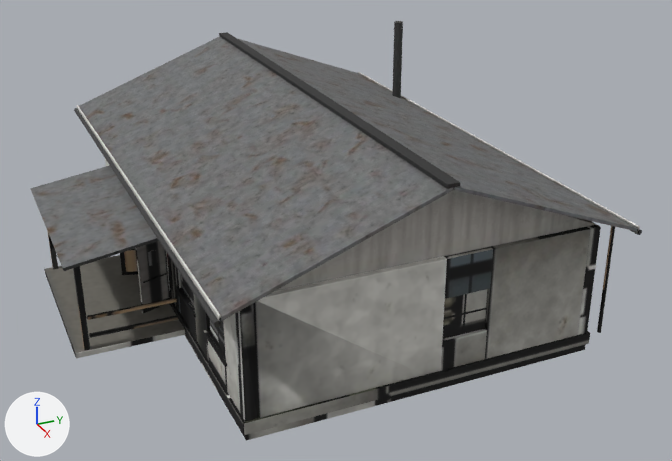
The glTF model sp-data/bldE.glb as it was, and as the next commit left it.
Camera for both pictures: a camera (50 mm lens) standing at (22.8, -9.48, 12.29) and looking at (1.17, 0.25, 1.47). Lighting does not change. The marker at lower left points along +X, +Y and +Z. The older version comes first. Where no turn or scale is listed for an object, it has been applied to the vertices. Vertices at exactly the same position are counted once.

The first picture shows 'BldE_Roof', 'BldE_Shell'.
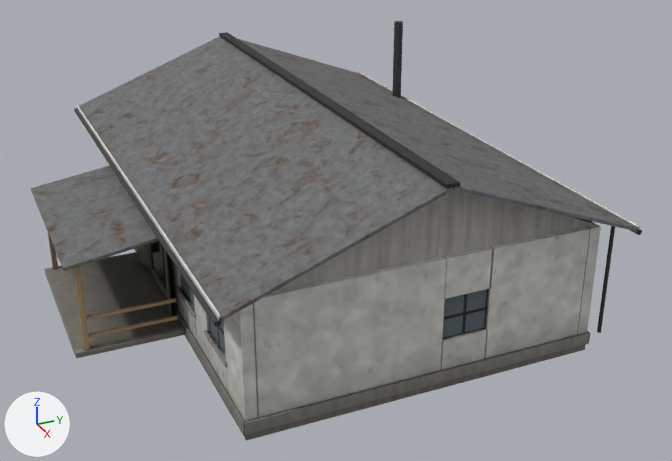
Where the newer file only moved an object's origin or applied its transform, the numbers keep the older frame.

The edits, one by one:
me_blde_shell has 1388 vertices, 2444 faces and spans x -6.95..7.17, y -7.04..5.98, z -1.7..1.7.
me_blde_shell is used by ob_blde_shell; location (-0.11, -0.3, 1.5).
me_blde_shell part 1: the loose piece of 56 vertices spanning x -1.12..-0.77, y -5.04..-4.2, z -1.49..0.69 is turned -55 degrees about the z axis through its middle, then moved by (-0.28, 0.31, 0.0).
me_blde_shell part 2: the loose piece of 8 vertices spanning x -1.03..-0.79, y -4.93..-4.33, z -1.24..-0.58 is turned -55 degrees about the z axis through its middle, then moved by (-0.3, 0.28, 0.0).
me_blde_shell part 3: the loose piece of 56 vertices spanning x 0.99..1.34, y -5.04..-4.2, z -1.49..0.69 is turned 55 degrees about the z axis through its middle, then moved by (0.28, 0.31, 0.0).
me_blde_shell part 4: the loose piece of 8 vertices spanning x 1.08..1.25, y -4.76..-4.48, z -0.07..0.33 is turned 55.1 degrees about the z axis through its middle, then moved by (0.28, 0.31, 0.0).
me_blde_shell part 5: the loose piece of 8 vertices spanning x 1.05..1.35, y -5.01..-4.2, z -1.48..-1.18 is turned 55 degrees about the z axis through its middle, then moved by (0.25, 0.33, 0.0).
me_blde_shell part 6: the loose piece of 32 vertices spanning x 1.08..1.36, y -4.94..-4.26, z -0.47..-0.43 is turned 55 degrees about the z axis through its middle, then moved by (0.24, 0.34, 0.0).
me_blde_shell part 7: 991 of the faces centred in x -6.95..7.17, y -7.0..5.93, z -1.63..1.4 are now shaded flat.
me_blde_shell part 8: texture (UV) coordinates of 2420 of 2444 faces, centred in x -6.95..7.17, y -7.03..5.97, z -1.63..1.7, changed; they spanned u 0.0..1.0, v 0.0..1.0 and now span u 0.0..1.0, v 0.0..1.0.

Pixel boxes (x1, y1, x2, y2) of what changed, in the pictures (672 x 461 px; the box of a moved part takes in the faces that stretch with it):
'BldE_Shell', reshaped, shading changed, surface changed (lighter): (30, 159, 615, 441) in both
part 1 of me_blde_shell, moved or reshaped (mostly hidden): before (120, 248, 138, 275); after (137, 244, 153, 272)
part 2 of me_blde_shell, moved or reshaped: before (124, 250, 138, 272); after (138, 245, 150, 269)
part 3 of me_blde_shell, moved or reshaped: before (136, 241, 170, 313); after (164, 249, 172, 317)
part 4 of me_blde_shell, moved or reshaped: before (148, 249, 158, 266); after (167, 254, 169, 269)
part 5 of me_blde_shell, moved or reshaped (not visible afterwards): before (143, 297, 170, 313)
part 6 of me_blde_shell, moved or reshaped (not visible afterwards): before (143, 273, 167, 283)
part 7 of me_blde_shell, shading changed: (45, 227, 614, 441) in both
part 8 of me_blde_shell, surface changed: (44, 224, 614, 441) in both
